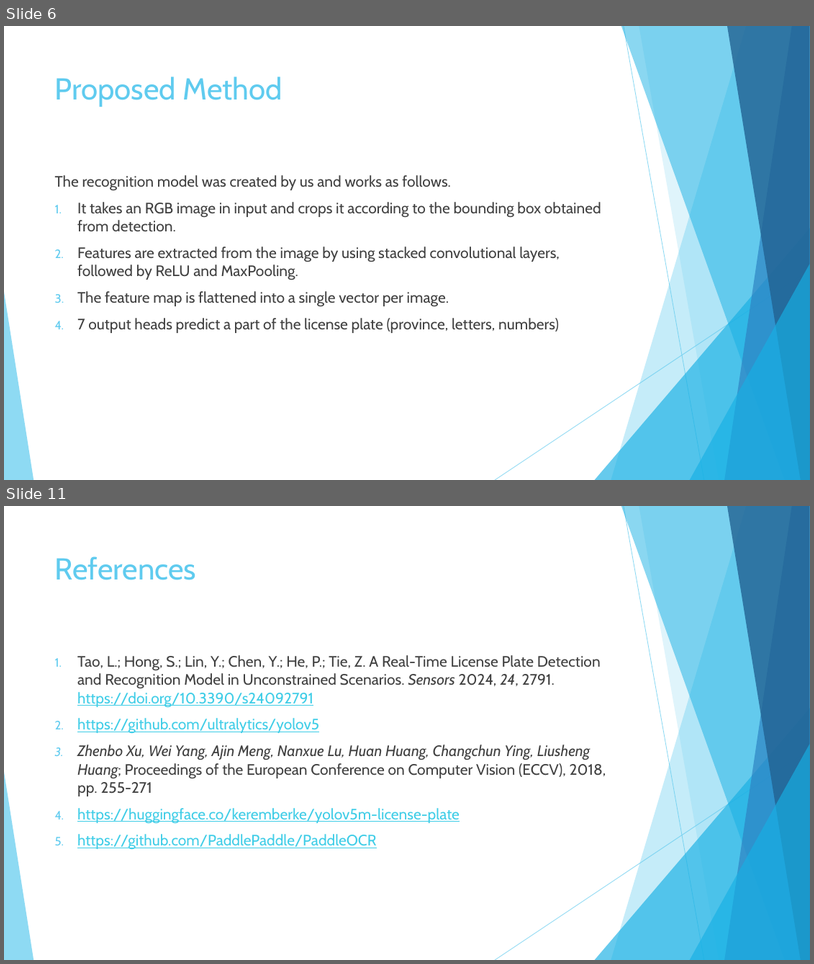
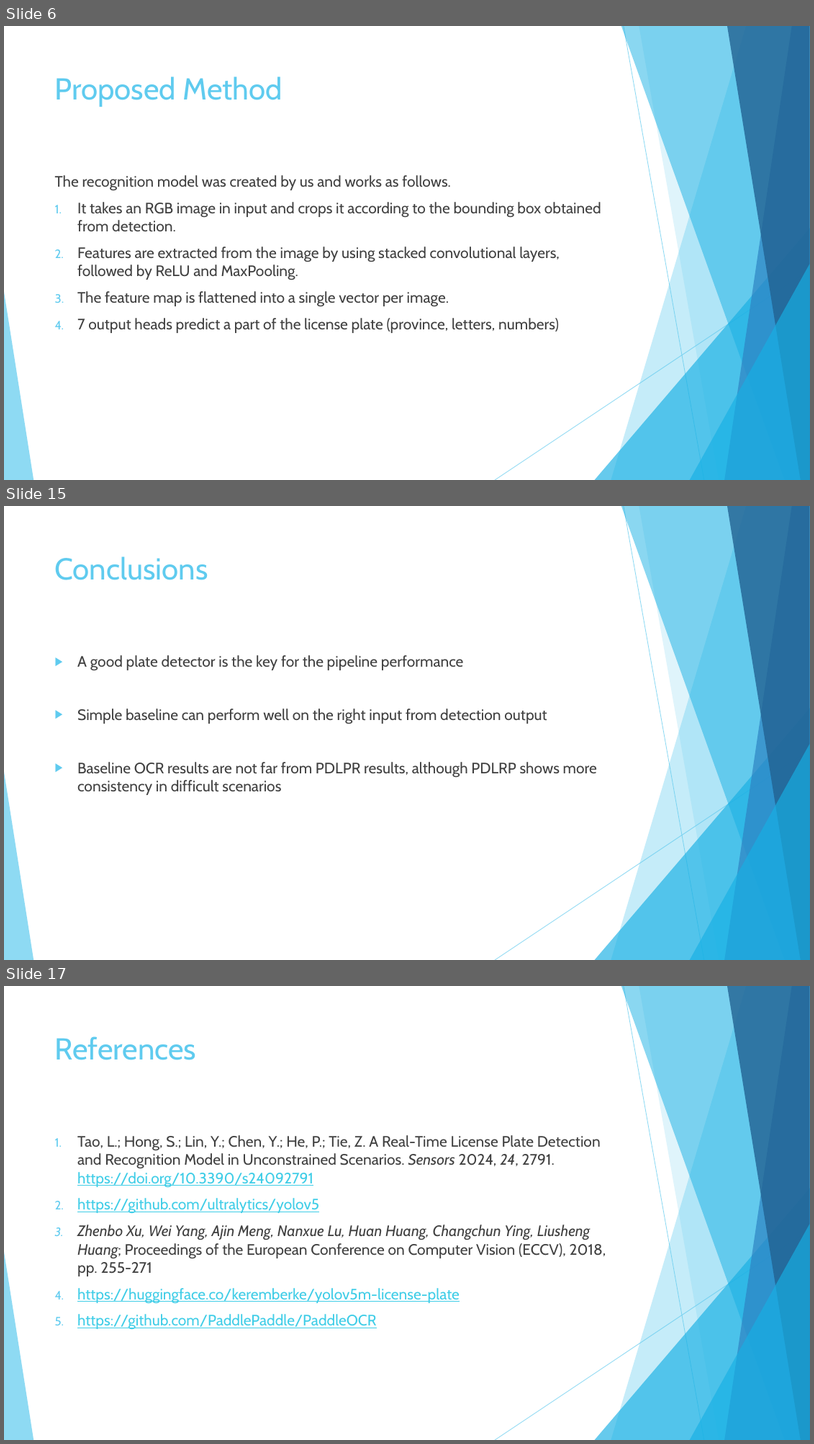
Before and after one commit to onorio21/CV_License_plate_detection_recognition, a slide deck: LicensePlatePresentation.pptx. Shown one above the other, each under a label of ours: slides 6 and 11 before the commit, slides 6, 15 and 17 after it; the slides between them are not shown. The pictures are 814x964 and 814x1444 pixels, drawn with LibreOffice and Linux fonts; fonts in the diff are those of the drawing. Boxes give left, top, right and bottom in pixels: in the first picture for what was removed or moved away, otherwise in the second. Text is boxed around its words. In the diff, an @@ line names an element or a change of style, - is before the commit and + after.

```diff
--- a/LicensePlatePresentation.pptx
+++ b/LicensePlatePresentation.pptx
@@ slide 15 added at box(4, 506, 810, 960), background #FFFFFF; not listed: 10 template elements that a slide beside it also shows @@
@@ title added at box(55, 556, 208, 580), 36 pt, text #5FCBEF @@
+Conclusions
@@ text added at box(77, 655, 597, 795), 18 pt, text #404040 @@
+▶ A good plate detector is the key for the pipeline performance
+▶ Simple baseline can perform well on the right input from detection output
+▶ Baseline OCR results are not far from PDLPR results, although PDLRP shows more consistency in difficult scenarios
@@ what was slide 11 is now slide 17 @@
```
Also in this commit, not shown: 4 slides changed, 7 other slides added, 2 slides removed.
